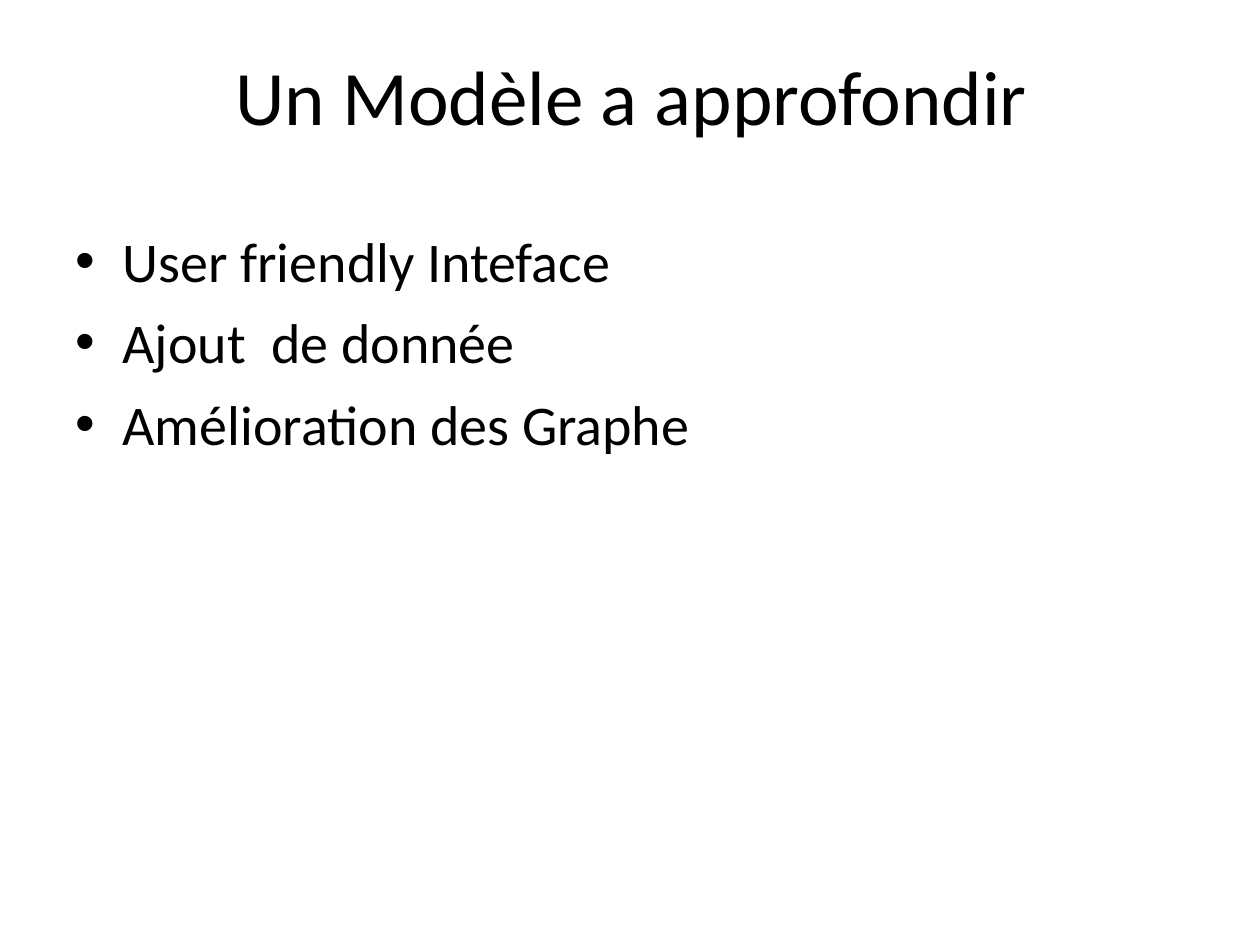
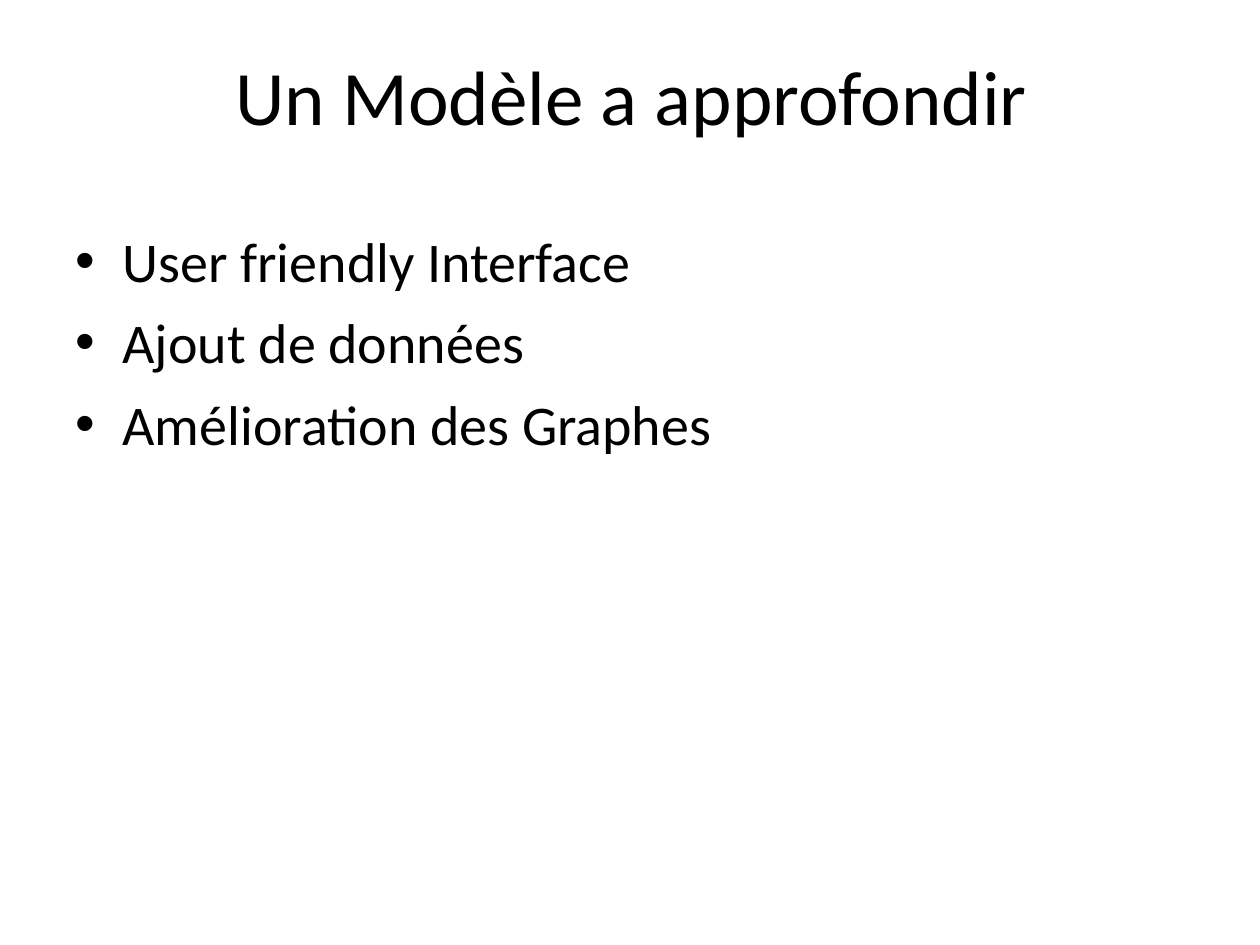
Before and after one commit to gestinronan/Projet-BMA, a slide deck: slide 10 of Documents/ppt-final.ppt. Drawn at 1260x945 pixels with LibreOffice and Linux fonts; fonts in the diff are those of the drawing; background and template pictures are left out. Boxes give left, top, right and bottom in pixels: in the first picture for what was removed or moved away, otherwise in the second. Text is boxed around its words. In the diff, an @@ line names an element or a change of style, - is before the commit and + after.

```diff
--- a/Documents/ppt-final.ppt
+++ b/Documents/ppt-final.ppt
@@ text at [123, 243, 711, 454]: text changed @@
-• User friendly Inteface
-• Ajout de donnée
-• Amélioration des Graphe
+• User friendly Interface
+• Ajout de données
+• Amélioration des Graphes
```
Also in this commit, not shown: 4 other slides changed.
